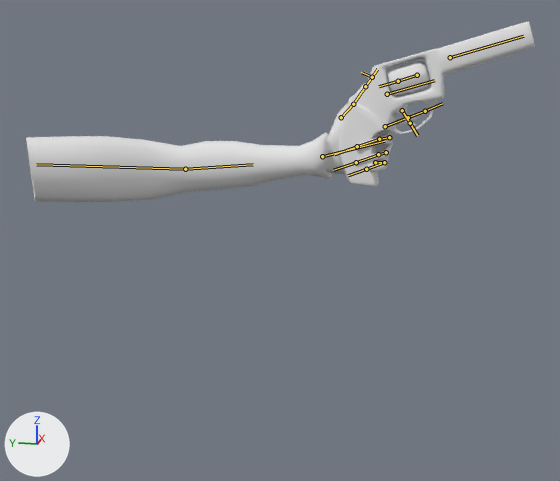
Renders of the FBX model MeshSplitExperiments/Assets/Rigs/Revolver/Revolver.fbx from each side of a commit.
The view is the same before and after, from a camera (50 mm lens) standing at (-3.04, -1.16, 0.44) and looking at (-0.12, -0.58, -0.29). The lights are fixed; the arrows at lower left show +X, +Y and +Z. The first picture is the older version. Both versions are drawn at frame 30 of the action 'RevolverArm_Idle1.001'; the numbers are the values there. The bones that change, and the others that lie on the model, are drawn over the model as lines.

In view in the first picture: 'GunArmMesh'.
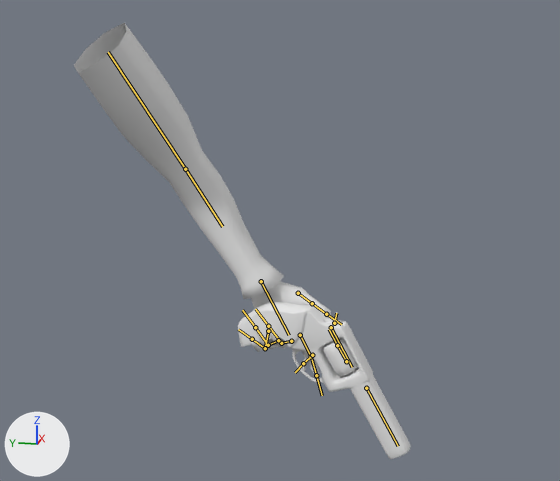
The edits, one by one:
Bone 'root' (bone_root) turns from (71, -86, -77) to (111, -77, -53) degrees about its own x, y and z.
Bone 'hand' (bone_hand) turns from (-12, -6, 9) to (1, 5, 9) degrees about its own x, y and z.
Bone 'thumb_upper' (bone_thumb_upper) turns from (-4, -2, -12) to (-1, 2, -2) degrees about its own x, y and z.

Boxes (x1, y1, x2, y2) around the edits, measured in the pictures (560 x 481 px):
'GunArmMesh', posed (34% narrower, 141% taller)
    before: (25, 22, 535, 202)
    after: (74, 23, 411, 459)
bone 'root', root to tip
    before: (185, 169) to (253, 164)
    after: (185, 169) to (222, 226)
bone 'hand', root to tip
    before: (322, 156) to (384, 141)
    after: (261, 281) to (289, 335)
bone 'thumb_upper', root to tip
    before: (353, 104) to (365, 86)
    after: (312, 303) to (326, 314)
